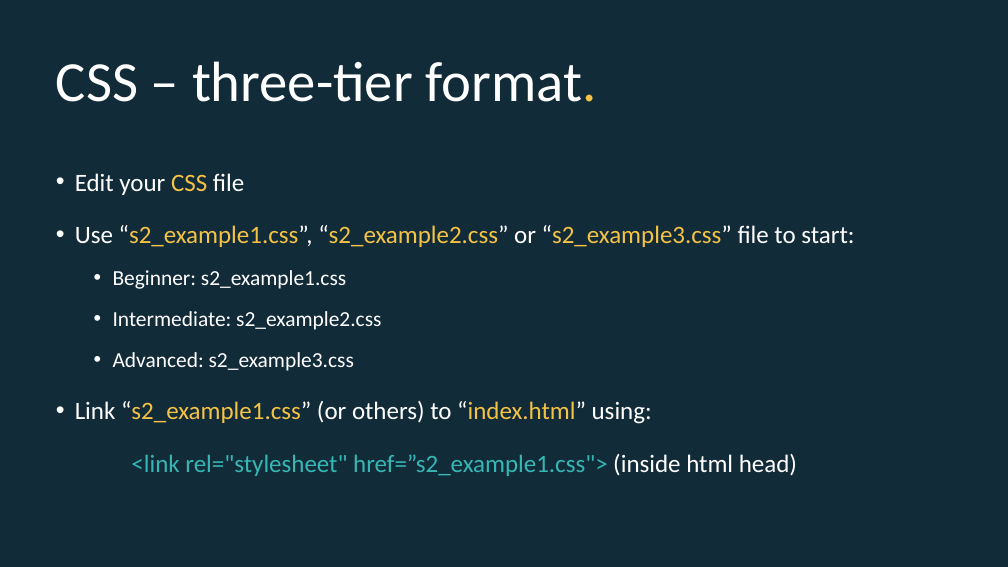
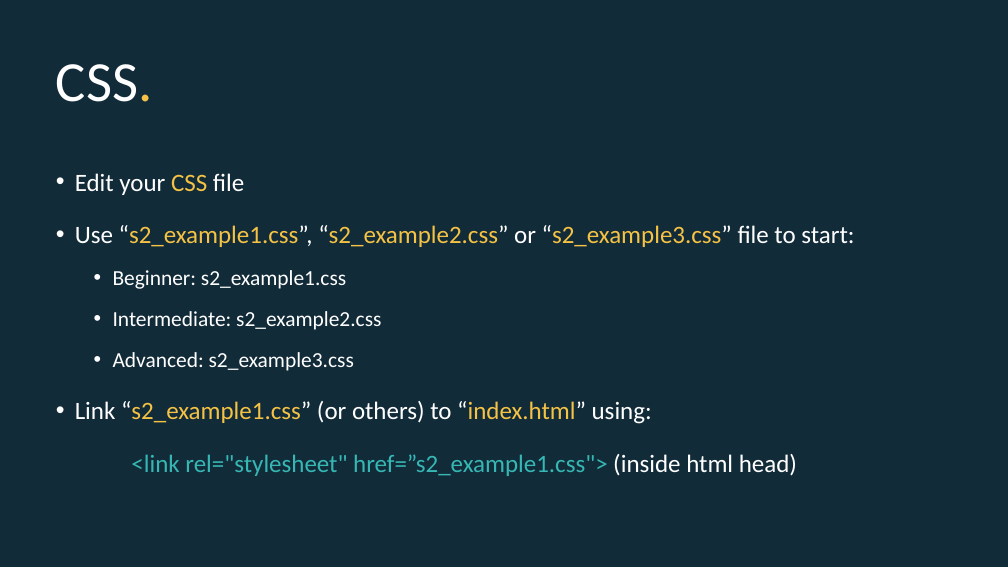
Before and after one commit to EconomicsObservatory/courses, a slide deck: slide 20 of 2/s2_Building_your_first_website.pptx (slide 19 before the commit). Drawn at 1008x567 pixels with LibreOffice and Linux fonts; fonts in the diff are those of the drawing. Boxes give left, top, right and bottom in pixels: in the first picture for what was removed or moved away, otherwise in the second. Text is boxed around its words. In the diff, an @@ line names an element or a change of style, - is before the commit and + after.

```diff
--- a/2/s2_Building_your_first_website.pptx
+++ b/2/s2_Building_your_first_website.pptx
@@ title at (56,64,153,102): text changed @@
-CSS – three-tier format.
+CSS.
```
Also in this commit, not shown: 5 other slides changed, 1 slide added, 1 other file.
